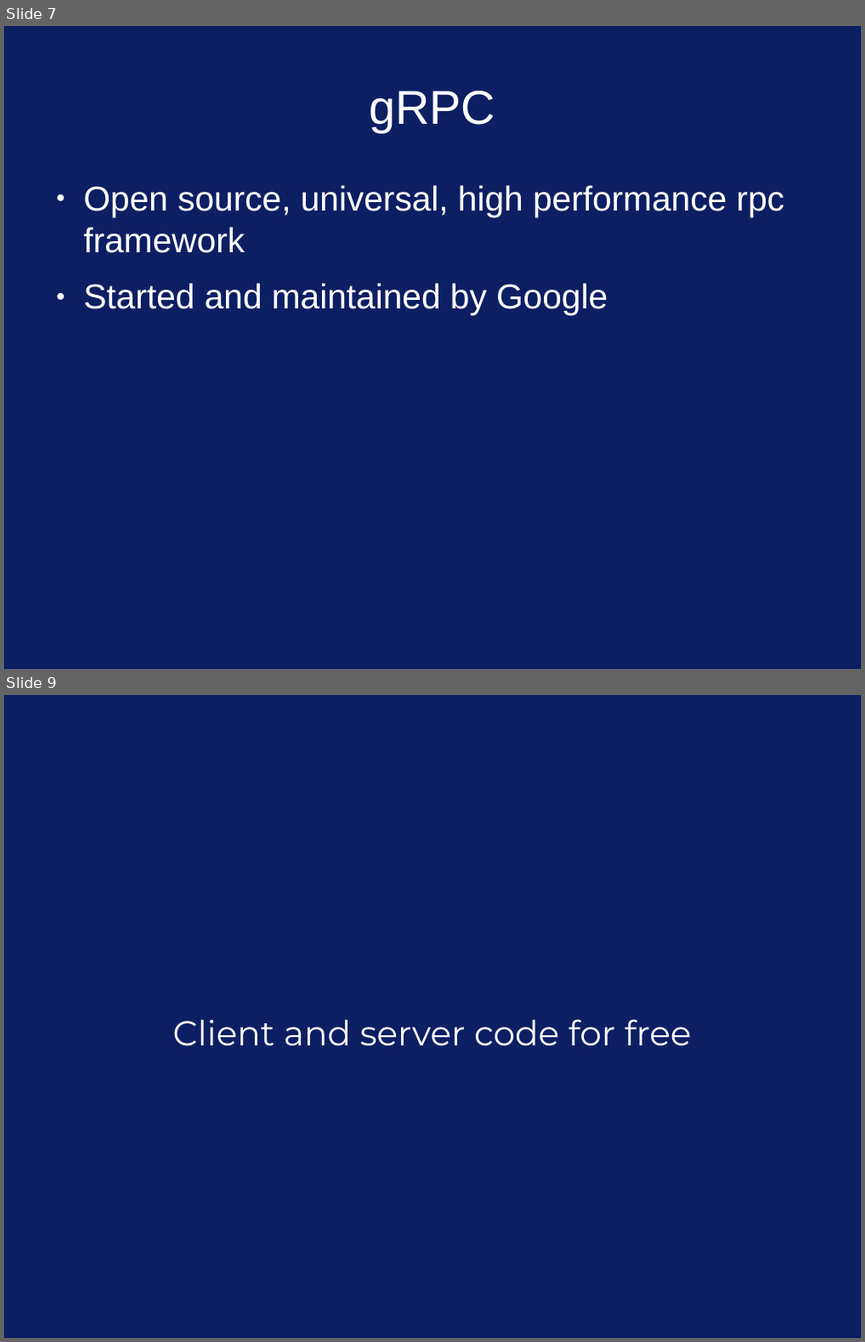
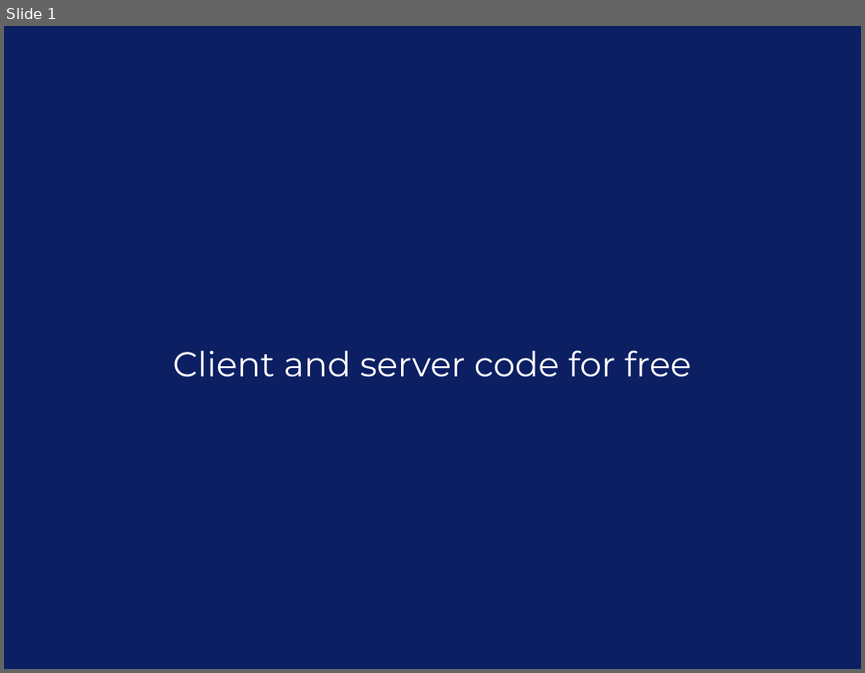
Before and after one commit to patrickboland4/grpc_talk, a slide deck: grpc_slides.odp. Shown one above the other, each under a label of ours: slides 7 and 9 before the commit, slide 1 after it; the slides between them are not shown. The pictures are 865x1342 and 865x673 pixels, drawn with LibreOffice and Linux fonts; fonts in the diff are those of the drawing. Boxes give left, top, right and bottom in pixels: in the first picture for what was removed or moved away, otherwise in the second. Text is boxed around its words. In the diff, an @@ line names an element or a change of style, - is before the commit and + after.

```diff
--- a/grpc_slides.odp
+++ b/grpc_slides.odp
@@ slide 7 removed at box(4, 26, 861, 669), background #0D1F63 @@
@@ title removed at box(369, 91, 495, 132) @@
-gRPC
@@ text removed at box(84, 185, 783, 315) @@
-● Open source, universal, high performance rpc framework
-● Started and maintained by Google
@@ what was slide 9 is now slide 1 @@
```
Also in this commit, not shown: 7 other slides removed, 4 other files.
